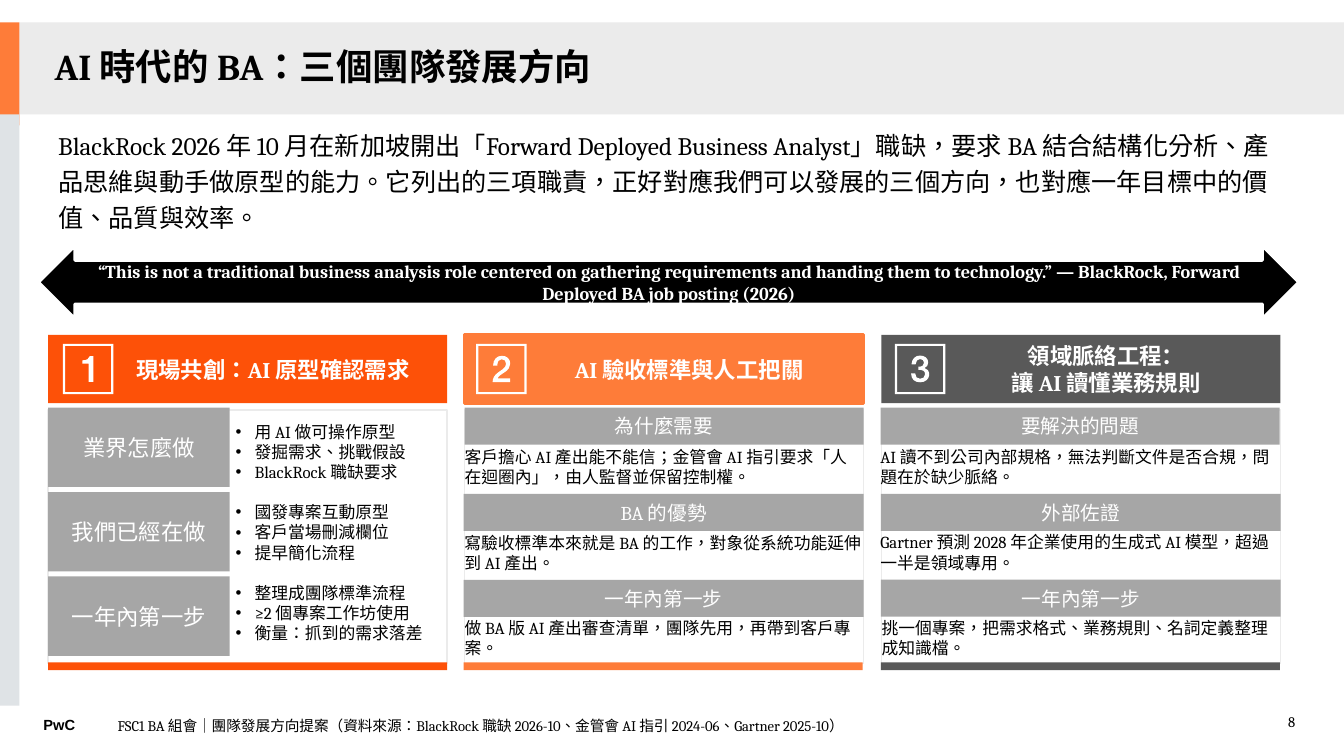
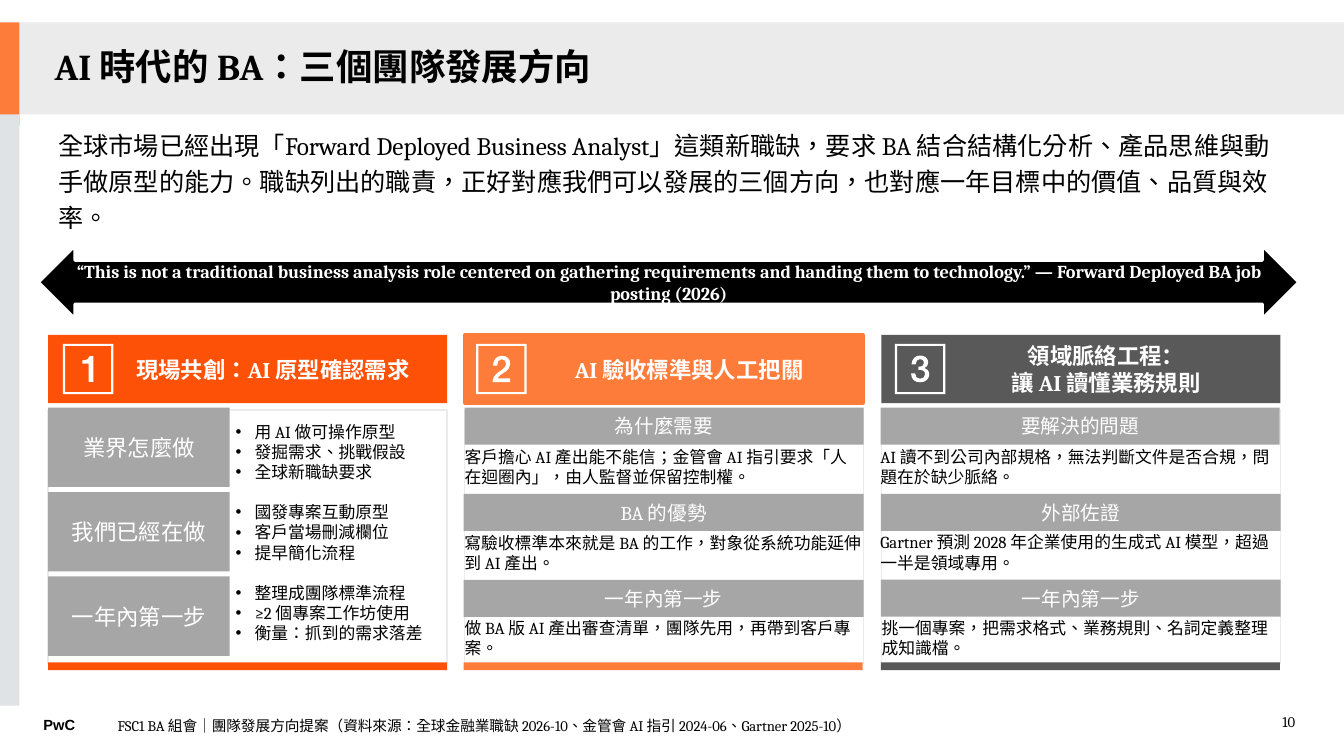
Before and after one commit to Robshao/PwC_FSC1, a slide deck: slide 10 of pwc-fsc1-ai-short-vid/07-ba-team-meeting-1021/BA組會分享_1106.pptx (slide 8 before the commit). Drawn at 1344x756 pixels with LibreOffice and Linux fonts; fonts in the diff are those of the drawing. Boxes give left, top, right and bottom in pixels: in the first picture for what was removed or moved away, otherwise in the second. Text is boxed around its words. In the diff, an @@ line names an element or a change of style, - is before the commit and + after.

```diff
--- a/pwc-fsc1-ai-short-vid/07-ba-team-meeting-1021/BA組會分享_1106.pptx
+++ b/pwc-fsc1-ai-short-vid/07-ba-team-meeting-1021/BA組會分享_1106.pptx
@@ text at (58, 133, 1270, 229): text changed @@
-BlackRock 2026 年 10 月在新加坡開出「Forward Deployed Business Analyst」職缺，要求 BA 結合結構化分析、產品思維與動手做原型的能力。它列出的三項職責，正好對應我們可以發展的三個方向，也對應一年目標中的價值、品質與效率。
+全球市場已經出現「Forward Deployed Business Analyst」這類新職缺，要求 BA 結合結構化分析、產品思維與動手做原型的能力。職缺列出的職責，正好對應我們可以發展的三個方向，也對應一年目標中的價值、品質與效率。
@@ text in left right arrow at (77, 261, 1261, 305): text changed @@
-“This is not a traditional business analysis role centered on gathering requirements and handing them to technology.” — BlackRock, Forward Deployed BA job posting (2026)
+“This is not a traditional business analysis role centered on gathering requirements and handing them to technology.” — Forward Deployed BA job posting (2026)
@@ text at (255, 464, 373, 480): text changed @@
-• BlackRock 職缺要求
+• 全球新職缺要求
@@ text at (118, 718, 851, 733): text changed @@
-FSC1 BA 組會｜團隊發展方向提案（資料來源：BlackRock 職缺 2026-10、金管會 AI 指引 2024-06、Gartner 2025-10）
+FSC1 BA 組會｜團隊發展方向提案（資料來源：全球金融業職缺 2026-10、金管會 AI 指引 2024-06、Gartner 2025-10）
@@ page number at (1282, 717, 1295, 727): text changed @@
-8
+10
```
Also in this commit, not shown: 5 other slides changed, 3 slides added, 2 slides removed, 1 other file.
